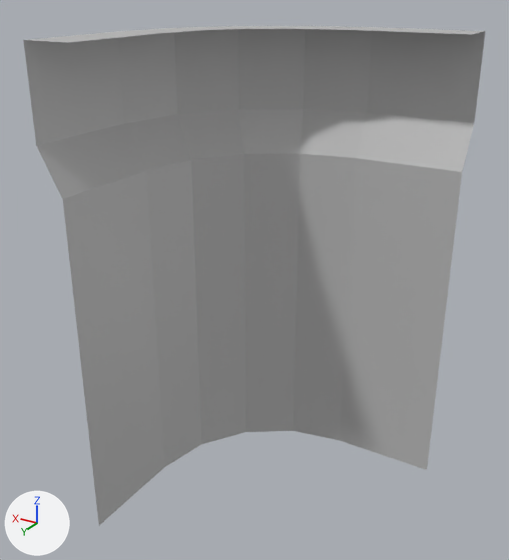
The FBX model Assets/Models/BuildingModules/WallCurveInside_Small.fbx as it was, and as the next commit left it.
Before and after are seen from a camera (50 mm lens) standing at (-46.43, -11.58, 4.38) and looking at (-43.68, -16.17, 2.09). Lighting does not change. The marker at lower left points along +X, +Y and +Z. Where no turn or scale is listed for an object, it has been applied to the vertices.
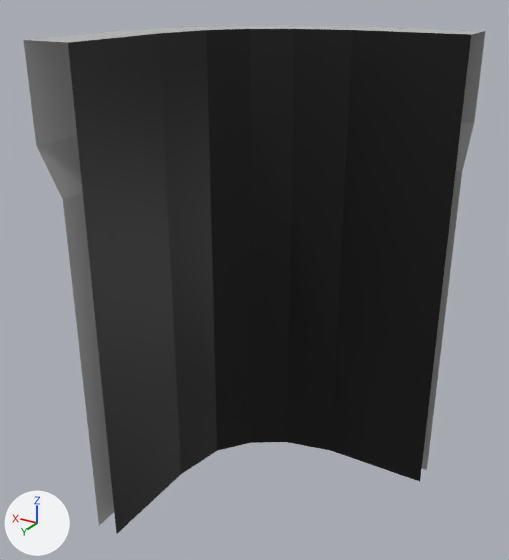
The newer file is also turned or shifted as a whole; pictures and numbers use the older file's frame.

Boxes [x1, y1, x2, y2] around the edits, measured in the pictures (509 x 560 px):
'polySurface82', reshaped
    before: [23, 26, 485, 525]
    after: [23, 26, 485, 534]
part 1 of me_mesh, added (black)
    after: [68, 29, 471, 534]

What the commit changed:
Material 'BlackWall' (mat_blackwall) is new.
Its base color is (0.0, 0.0, 0.0) (black #000000).
me_mesh has 35 vertices, 24 faces and spans x 0.0..2.4, y -2.4..0.0, z 0.0..4.0.
me_mesh is used by ob_polysurface82; location (-45.0, -15.0, 0.0).
Verts and faces of me_mesh; kept vertices keep their numbers, new ones are numbered from 35.
Before the commit, vertices of me_mesh: 2 (2.0, -0.93, 4.0) at pixel (158, 33), 5 (0.93, -2.0, 4.0) at pixel (352, 29), 10 (1.38, -1.89, 4.0) at pixel (295, 28), 15 (1.69, -1.7, 4.0) at pixel (249, 28), 20 (1.91, -1.41, 4.0) at pixel (206, 29).
Before the commit, vertices of me_mesh: 29 (2.0, 0.0, 4.0) at pixel (67, 42), 30 (0.0, -2.0, 4.0).
Part 1, on me_mesh:
New vertices 35 to 41 stand at vertices 2, 5, 10, 15, 20, 29, 30, in that order, plus (0.0, 0.0, -4.0).
New faces: (5, 10, 37, 36), (10, 15, 38, 37), (15, 20, 39, 38), (2, 35, 39, 20), (2, 29, 40, 35), (5, 36, 41, 30) (mat_blackwall (black #000000)).
me_mesh now uses material mat_blackwall (black #000000).
